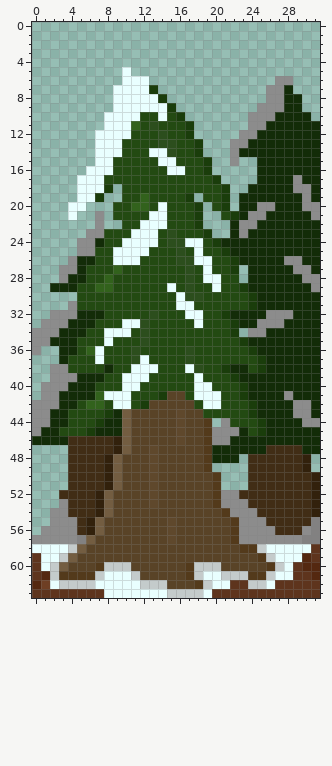
A pixel-art sprite gets an edit: src/Blizzard/data/TreeTileColeNeves(3).png. The picture above is the old version.
Colours within 5 levels of each other are drawn and written as one.
After:
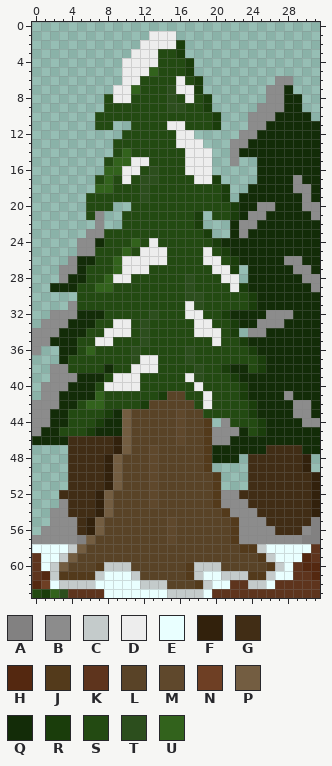
Palette (. is transparent): A #828181  B #8c8c8c  C #c4cbcb  D #ededed  E #e9ffff  F #32210c  G #412d15  H #542810  J #533a1b  K #5e341d  L #594327  M #5f482c  N #6e3f24  P #735d41  Q #132c08  R #1a3d0b  S #234a12  T #2c4e1d  U #32621c
What changed:
file 128x256 -> 256x512 pixels (blocks of 4x4 -> 8x8; one block is one cell here)
Changed rows in their new state; - is an unchanged pixel.
first column x 4:
 1 ---------DDD-------
 2 --------DDDDR------
 3 -------DDDSSR------
 4 ------DDDDSSSR-----
 5 ------DDDUSSSR-----
 6 ------DDSSSSDSR----
 7 -----DDUSSSTDDR----
 8 ----SDDSSSSTSDSR---
 9 ----SSSSSSSTTSSR---
10 ---SSSSS--S-SSSSR--
11 ---SS..S-S-DDSSSR--
12 ---...S---S-DD-----
13 ---..S----SSDDD----
14 ---..SU--SSS-DDD---
15 ---.SUUDD-SS-DDD---
16 --..UUDD-T-SSDDD---
17 -..SU-D-TT----DD---
18 -..UUS--T----------
19 -.SSSS--T----SS----
20 ..SSS..SS-S---SS-SR
21 .-S--.---SS-----S--
22 --------SSS--------
23 -------SSS-S-------
24 ------SUSD-SSSS----
25 -----SUSDDD-S-SD---
26 -----UDDDDD-SSSDD--
27 ------DDD----S-SDD-
28 -----DD--------SSDD
29 -----------S----S-D
30 ------------S------
31 ------------SDT----
32 -------------DD----
33 -----DDS------DD---
34 ----DDD-------DDD--
35 ---DD-----------D--
36 ---S---------------
37 ---S----DD---------
38 -------DDD---S-----
39 -----DDDS----DT----
40 ----DDDD------DS---
41 ----SSS-------SDS--
42 -----SS--------DS--
first column x 0:
63 SRUT
Boxes around the changes in both pictures, in picture pixels (x1, y1, x2, y2):
changed: (68, 31, 239, 409)
changed: (32, 589, 68, 598)
